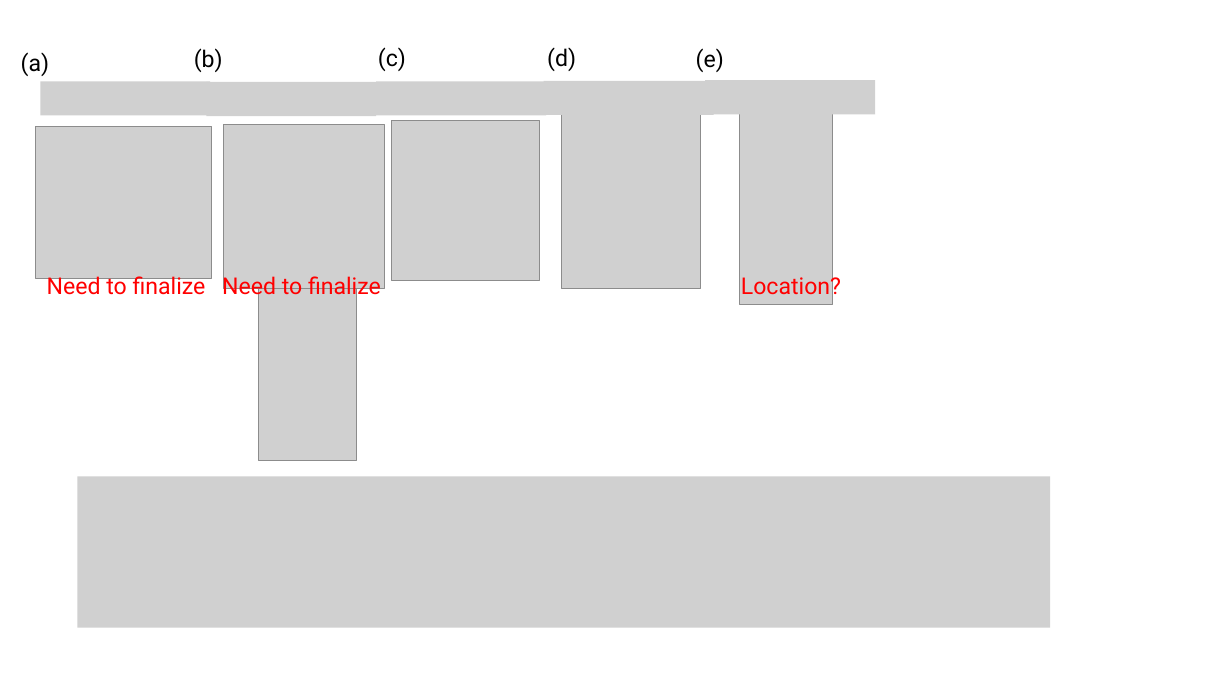
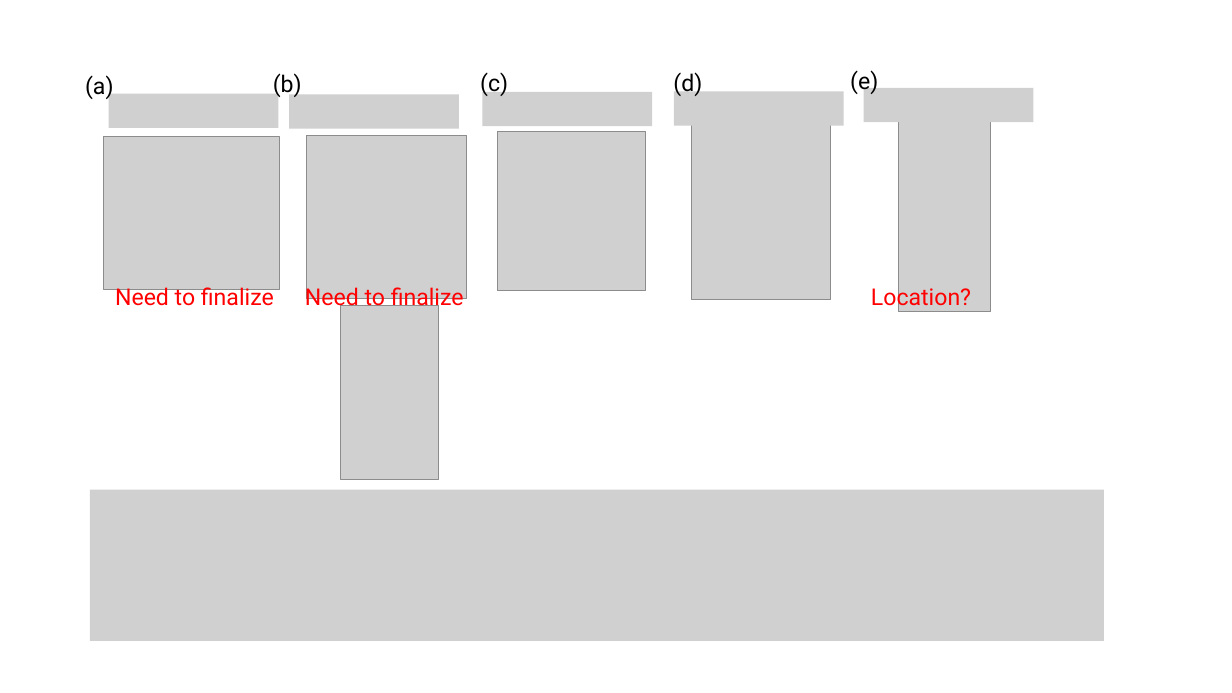
Before and after one commit to tyokokur/presentations, a slide deck: slide 5 of SYSG3_paper.pptx. Drawn at 1232x693 pixels with LibreOffice and Linux fonts; fonts in the diff are those of the drawing; grey boxes stand for pictures. Boxes give left, top, right and bottom in pixels: in the first picture for what was removed or moved away, otherwise in the second. Text is boxed around its words. In the diff, an @@ line names an element or a change of style, - is before the commit and + after.

```diff
--- a/SYSG3_paper.pptx
+++ b/SYSG3_paper.pptx
@@ text "(a)": place and size @@
-text "(a)" at (21, 52, 49, 76)
+text "(a)" at (85, 75, 113, 100)
@@ picture removed at (206, 82, 376, 116) @@
@@ text "(b)": place and size @@
-text "(b)" at (194, 48, 223, 72)
+text "(b)" at (273, 73, 302, 97)
@@ picture removed at (376, 81, 546, 116) @@
@@ text "(c)": place and size @@
-text "(c)" at (378, 47, 406, 71)
+text "(c)" at (480, 72, 508, 96)
@@ picture removed at (543, 80, 714, 115) @@
@@ text "(d)": place and size @@
-text "(d)" at (547, 47, 576, 71)
+text "(d)" at (673, 72, 702, 96)
@@ picture removed at (705, 80, 875, 115) @@
@@ text "(e)": place and size @@
-text "(e)" at (696, 48, 724, 72)
+text "(e)" at (850, 70, 878, 94)
@@ picture added at (864, 88, 1034, 122) @@
@@ picture: place and size @@
-picture at (41, 81, 211, 116)
+picture at (109, 94, 279, 128)
@@ picture added at (289, 94, 459, 128) @@
@@ picture added at (482, 91, 653, 126) @@
@@ picture added at (674, 91, 844, 126) @@
@@ picture: place and size @@
-picture at (740, 106, 833, 304)
+picture at (898, 114, 991, 311)
@@ picture: place and size @@
-picture at (35, 126, 212, 278)
+picture at (104, 137, 280, 289)
@@ picture: place and size @@
-picture at (224, 125, 384, 288)
+picture at (307, 135, 467, 299)
@@ picture: place and size @@
-picture at (391, 121, 539, 281)
+picture at (497, 131, 645, 291)
@@ picture: place and size @@
-picture at (562, 112, 701, 289)
+picture at (692, 122, 831, 299)
@@ text "Need to finalize": place and size @@
-text "Need to finalize" at (47, 273, 206, 299)
+text "Need to finalize" at (115, 284, 274, 310)
@@ text "Need to finalize": place and size @@
-text "Need to finalize" at (222, 274, 381, 300)
+text "Need to finalize" at (305, 284, 464, 310)
@@ text "Location?": place and size @@
-text "Location?" at (741, 273, 841, 299)
+text "Location?" at (871, 284, 971, 310)
@@ picture: place and size @@
-picture at (259, 286, 357, 461)
+picture at (342, 305, 439, 480)
@@ picture: place and size @@
-picture at (78, 477, 1051, 628)
+picture at (90, 490, 1104, 641)
```
Also in this commit, not shown: 3 other slides changed.
